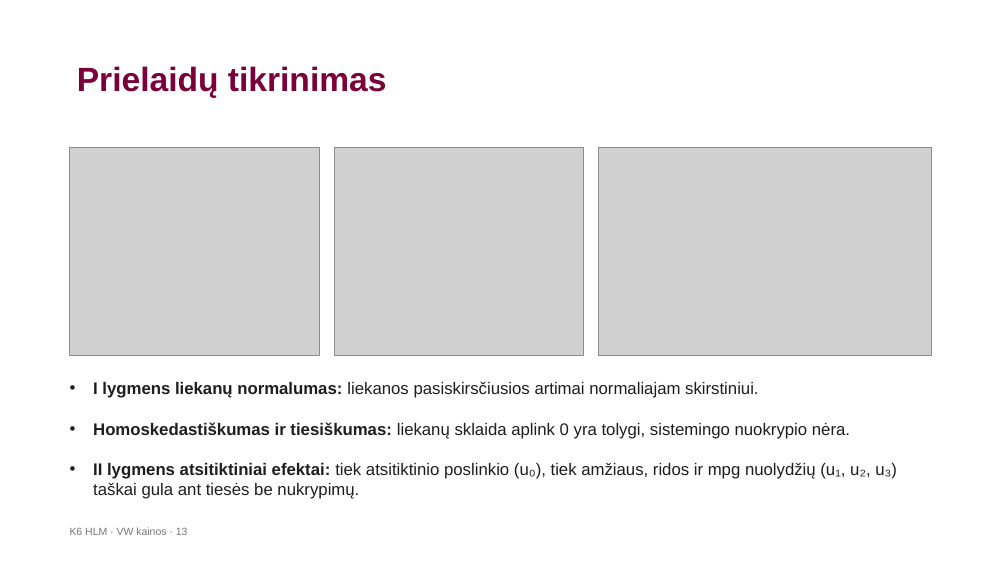
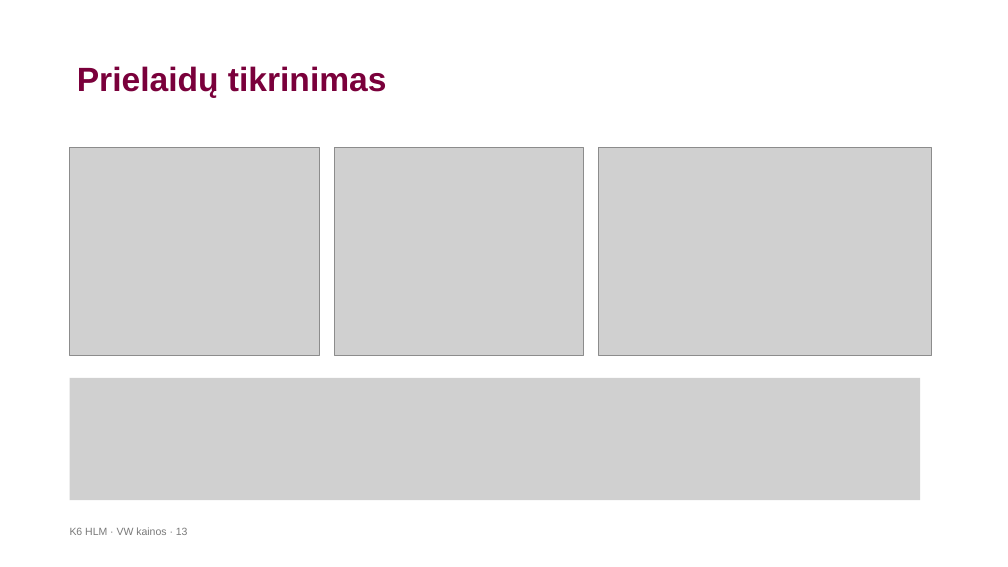
Before and after one commit to LidijaPu/K6, a slide deck: slide 13 of K6_HLM_VW_pristatymas_.pptx. Drawn at 1008x567 pixels with LibreOffice and Linux fonts; fonts in the diff are those of the drawing; grey boxes stand for pictures; background and template pictures are left out. Boxes give left, top, right and bottom in pixels: in the first picture for what was removed or moved away, otherwise in the second. Text is boxed around its words. In the diff, an @@ line names an element or a change of style, - is before the commit and + after.

```diff
--- a/K6_HLM_VW_pristatymas_.pptx
+++ b/K6_HLM_VW_pristatymas_.pptx
@@ picture added at (x1=70, y1=378, x2=920, y2=501) @@
@@ text removed at (x1=93, y1=382, x2=897, y2=499) @@
-• I lygmens liekanų normalumas: liekanos pasiskirsčiusios artimai normaliajam skirstiniui.
-• Homoskedastiškumas ir tiesiškumas: liekanų sklaida aplink 0 yra tolygi, sistemingo nuokrypio nėra.
-• II lygmens atsitiktiniai efektai: tiek atsitiktinio poslinkio (u₀), tiek amžiaus, ridos ir mpg nuolydžių (u₁, u₂, u₃) taškai gula ant tiesės be nukrypimų.
```
Also in this commit, not shown: 8 other slides changed, 4 other files.
